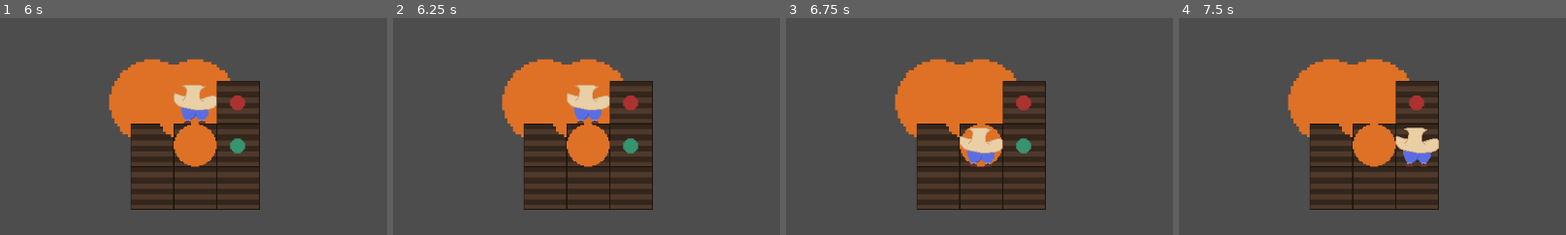
Above: before the commit, frames 1-4 (left to right).
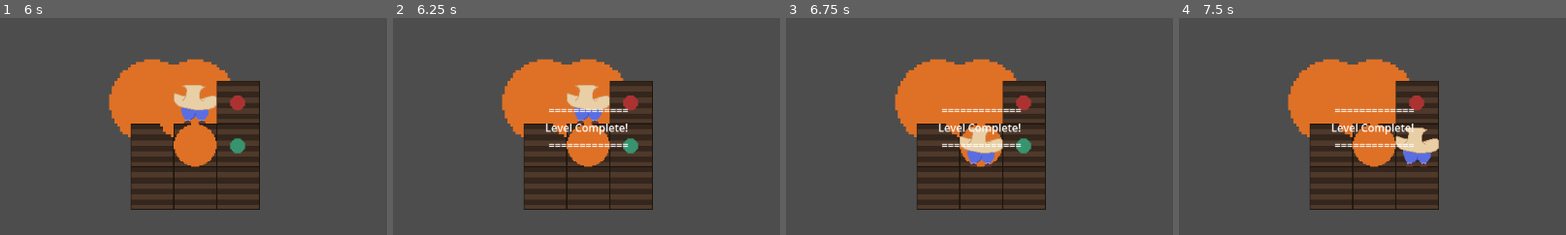
Above: after the commit, the same moments.

Repository: ZaneShan/CMPM-121-F
Game: Godot game, scene res://Main.tscn
Same seed, same stepped clock (60 frames per second), same inputs: the game is played once before the commit and once after it.
Inputs:
- Up to frame 1 (6 s): click "Next Turn" at 0.5 s; click "Next Turn" at 1.25 s; tap Enter (ui_accept) at 2, 2.27, 2.75, 3.02, 3.5, 4.25, 4.52, 5, 5.27, 5.75 s; hold Right (ui_right) 2.03-2.78 s; hold E (harvest) 2.03-2.78 s; hold Down (ui_down) 2.78-3.53 s; tap 1 (plant1) at 2.85, 5.85 s; hold Right (ui_right) 3.53-4.28 s; hold 2 (plant2) 3.53-4.28 s; hold Up (ui_up) 4.28-5.03 s; tap 3 (plant3) at 4.35 s; hold E (harvest) 5.03-5.78 s; hold Left (ui_left) from 5.03 s (still down)
- Up to frame 2 (6.25 s): keep holding Left (ui_left); tap Enter (ui_accept) at 6.02 s
- Up to frame 3 (6.75 s): release Left (ui_left) at 6.53 s; hold Down (ui_down) from 6.53 s (still down); hold 2 (plant2) from 6.53 s (still down)
- Up to frame 4 (7.5 s): release Down (ui_down) at 7.28 s; release 2 (plant2) at 7.28 s; hold Right (ui_right) from 7.28 s (still down); tap 3 (plant3) at 7.35 s
The pictures show only the part of the screen within x 22-72%, y 16-66%; the shares and areas given below are measured in that part.

Frame 1 is identical in both runs. In frame 2, 1.0% of the frame differs, in the area x 39-61%, y 41-60%; in frame 3, 0.9%; in frame 4, 1.0%.

Commit message:
f0.7 Added Level Completion Message

Diff:
--- a/Main.gd
+++ b/Main.gd
@@ -10,6 +10,10 @@
 	var cell_size = 64
 	plotsArray = plot_scene.create_grid(grid_size, cell_size, self)
 
+	var level_complete_label = $LevelCompleteLabel
+	level_complete_label.visible = false
+	var viewport_size = get_viewport_rect().size
+	level_complete_label.position = plotsArray[0][0].global_position#Vector2(viewport_size.x/2, viewport_size.y/2)
 	# Assign the plotsArray to each plot
 	for row in plotsArray:
 		for plot in row:
@@ -51,3 +55,5 @@
 	# Check against your win condition
 	if grown_plants >= 5:  # Example win condition
 		print("Level Complete!")
+		var level_complete_label = $LevelCompleteLabel
+		level_complete_label.visible = true
--- a/Main.tscn
+++ b/Main.tscn
@@ -10,4 +10,17 @@
 offset_bottom = 8.0
 text = "Next Turn"
 
+[node name="LevelCompleteLabel" type="Label" parent="."]
+top_level = true
+z_index = 1
+offset_left = 507.0
+offset_top = 264.0
+offset_right = 631.0
+offset_bottom = 300.0
+text = "=============
+Level Complete!
+============="
+horizontal_alignment = 2
+vertical_alignment = 2
+
 [connection signal="pressed" from="TurnButton" to="." method="_on_turn_button_pressed"]
